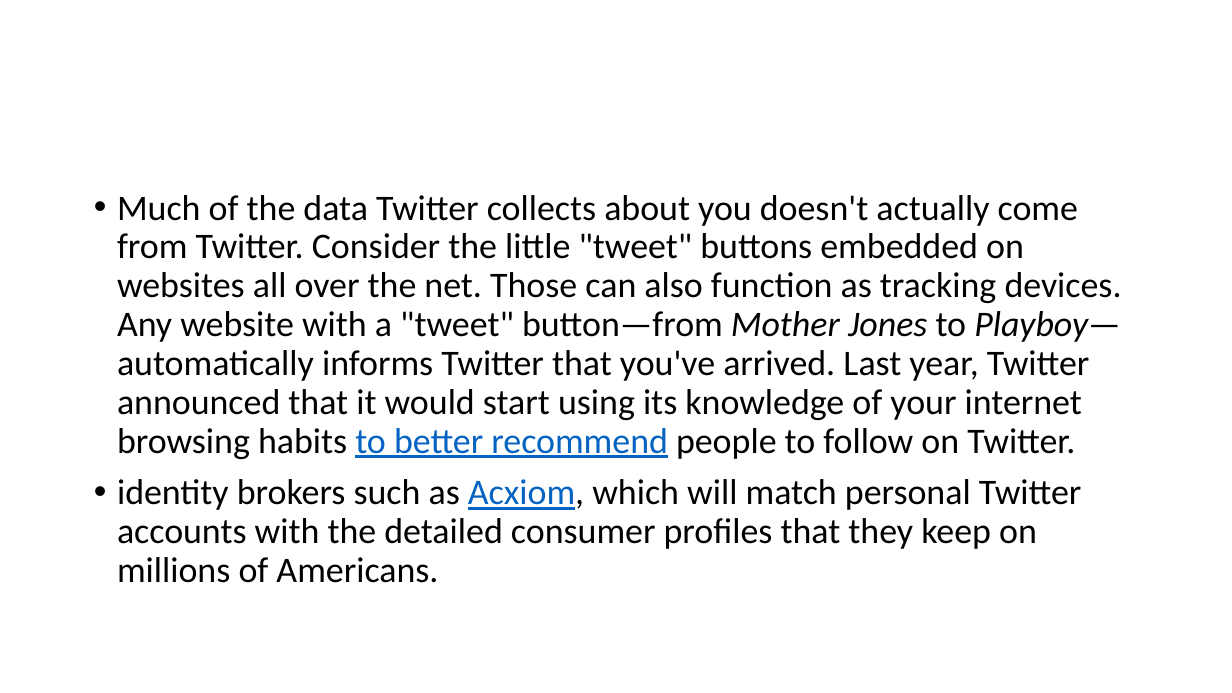
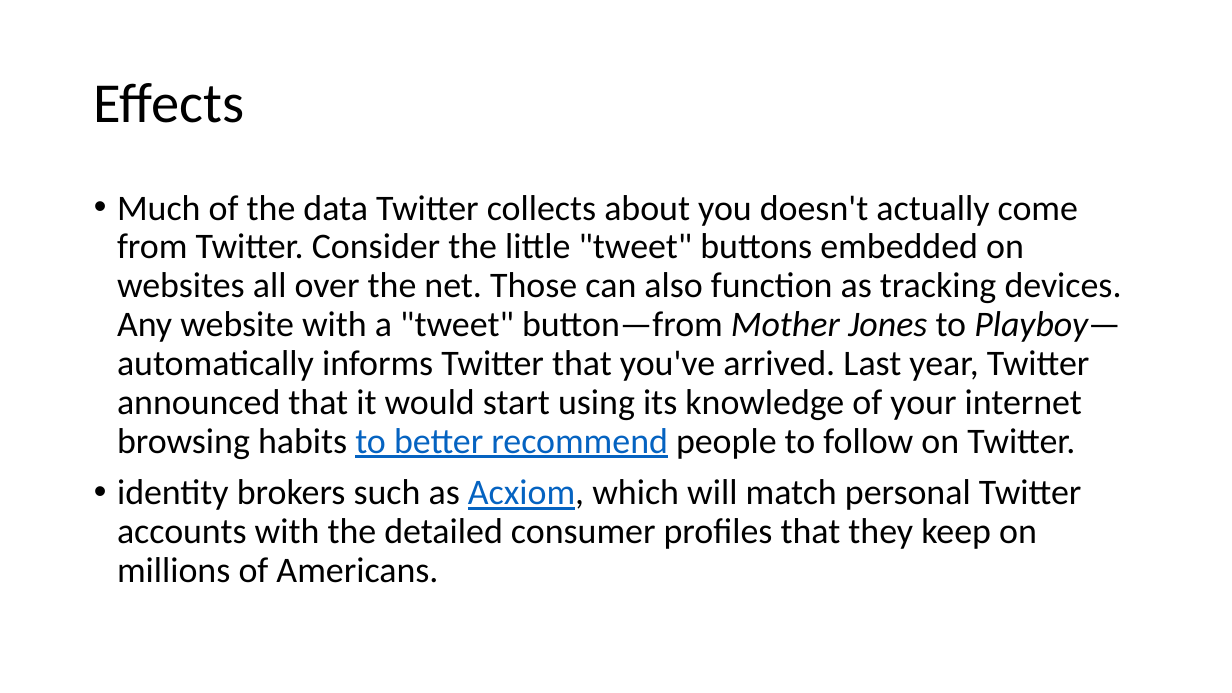
Before and after one commit to deniseygrace/COT-4935-Group-7-Project, a slide deck: slide 20 of Twitter.pptx (slide 7 before the commit). Drawn at 1232x693 pixels with LibreOffice and Linux fonts; fonts in the diff are those of the drawing. Boxes give left, top, right and bottom in pixels: in the first picture for what was removed or moved away, otherwise in the second. Text is boxed around its words. In the diff, an @@ line names an element or a change of style, - is before the commit and + after.

```diff
--- a/Twitter.pptx
+++ b/Twitter.pptx
@@ title added at (x1=94, y1=83, x2=244, y2=123), 44 pt, text #000000 @@
+Effects
```
Also in this commit, not shown: 1 other slide changed, 13 slides added.
